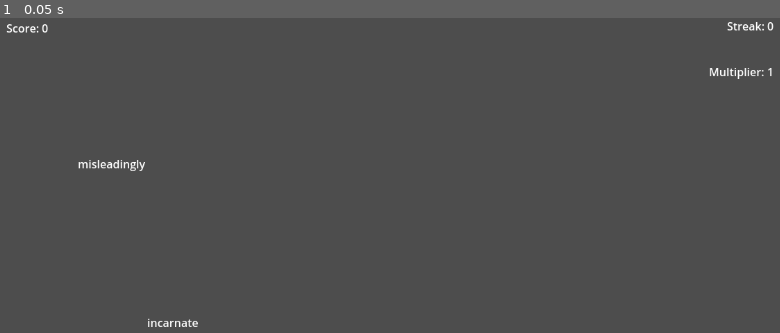
Above: before the commit, frame 1.
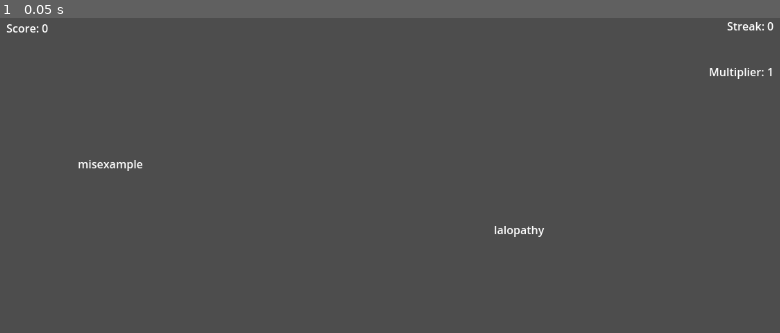
Above: after the commit, the same moment.

Repository: emilabraham/SimpleType
Game: Godot game, scene res://main.tscn
Two runs of this game, one before a commit and one after it. Both use one fixed random seed, a clock stepped at 60 frames per second and the inputs below. The engine's default icon, where the game draws it, is replaced by a stand-in: a white triangle on a blue panel in a dark square.
Inputs:
- Up to frame 1 (0.05 s): no input

The runs differ from the first frame. In frame 1, 0.3% of the frame differs, in the area x 12-70%, y 45-99%.

Commit message:
unique first letter when spawn word

Diff:
--- a/main.gd
+++ b/main.gd
@@ -25,11 +25,25 @@
 func spawn_word():
 	var text_instance = text.instantiate()
 	text_instance.set_position(Vector2(randi_range(100, 1000), randi_range(100, 500)))
-	text_instance.set_word(dictionary.pick_random())
+	text_instance.set_word(pick_word())
 	add_child(text_instance)
 	text_instance.update_score.connect($HUD._on_text_update_score)
 	text_instance.break_streak.connect($HUD._on_text_break_streak)
 	text_instance.kill_word.connect(_on_kill_word)
+
+# picks a word such that the first letter of all words is unique
+func pick_word():
+	var word = dictionary.pick_random()
+	var enemies = get_tree().get_nodes_in_group("enemies")
+	var non_unique = false
+	for enemy in enemies:
+		if enemy.text.substr(0, 1) == word.substr(0,1):
+			non_unique = true
+
+	if non_unique:
+		return pick_word()
+	else:
+		return word
 
 func _on_kill_word(word):
 	var bullet_instance = bullet.instantiate()
